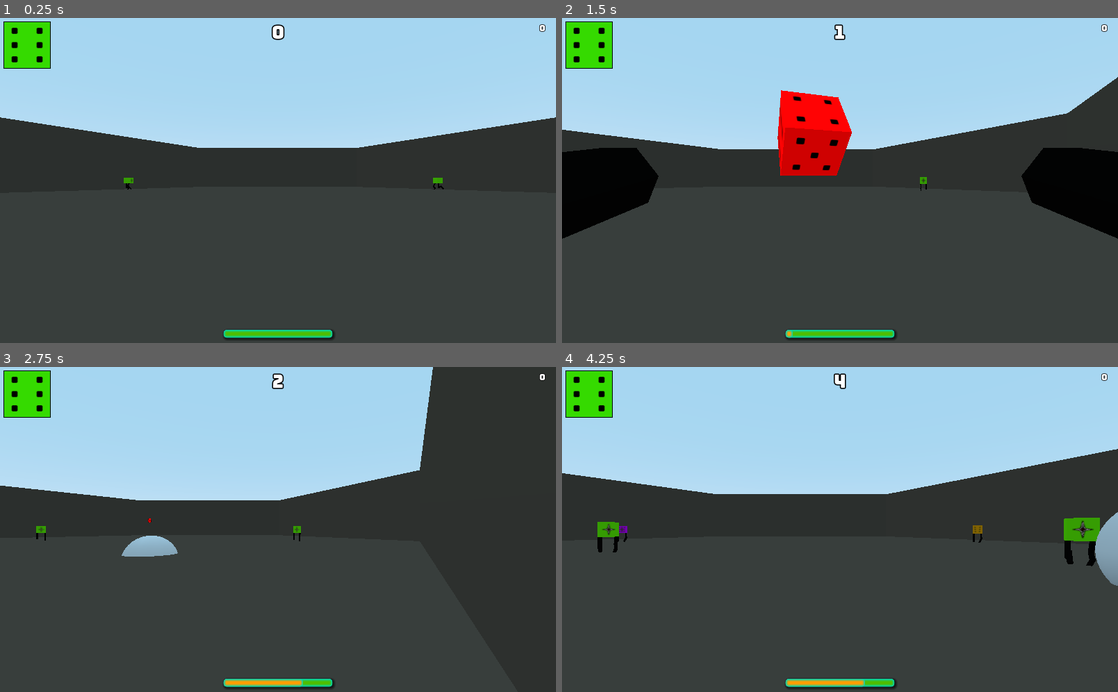
Above: before the commit, frames 1-4 (two rows, left to right).
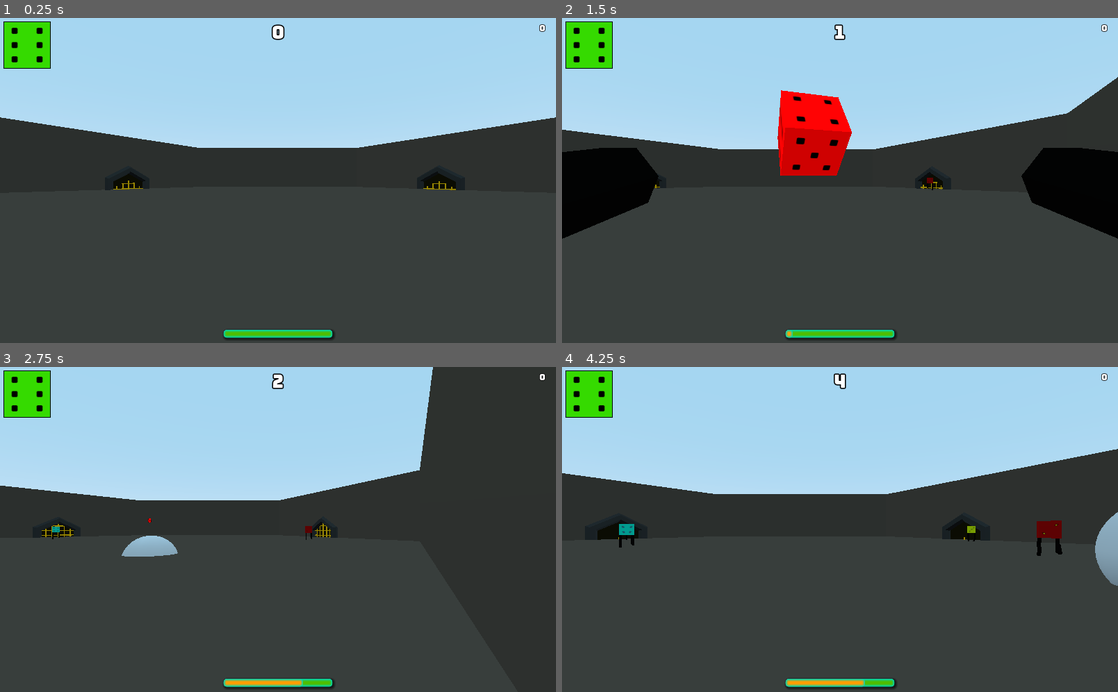
Above: after the commit, the same moments.

Repository: the-alex-g/PolyhedralArena
Game: Godot game, scene res://Main/Main.tscn
The game is run twice, just before and just after one commit, with the same random seed, the same clock (stepped at 60 frames per second) and the same inputs.
Inputs:
- Up to frame 1 (0.25 s): no input
- Up to frame 2 (1.5 s): tap Enter at 0.5 s; hold D (right) 0.53-1.28 s; hold Space (throw) 0.53-1.28 s; hold S (backward) from 1.28 s (still down); tap Space (throw) at 1.35 s
- Up to frame 3 (2.75 s): release S (backward) at 2.03 s; hold D (right) from 2.03 s (still down); hold Space (throw) from 2.03 s (still down)
- Up to frame 4 (4.25 s): release D (right) at 2.78 s; release Space (throw) at 2.78 s; hold W (forward) 2.78-3.53 s; tap Space (throw) at 2.85 s; hold A (left) from 3.53 s (still down); hold Space (throw) from 3.53 s (still down)

The runs differ from the first frame. In frame 1, 0.4% of the frame differs, in the area x 18-82%, y 47-53%; in frame 2, 0.2%; in frame 3, 0.4%; in frame 4, 1.7%, in the area x 6-97%, y 46-62%.

Commit message:
Add cool gates for spawning

Diff:
--- a/project/Main/Main.tscn
+++ b/project/Main/Main.tscn
@@ -53,13 +53,13 @@
 [node name="Spawns" type="Spatial" parent="."]
 
 [node name="Spawnpoint" parent="Spawns" instance=ExtResource( 5 )]
-transform = Transform( 1, 0, 0, 0, 1, 0, 0, 0, 1, 30, 0, 0 )
+transform = Transform( 1, 0, 0, 0, 1, 0, 0, 0, 1, 32.7, 0, 0 )
 
 [node name="Spawnpoint5" parent="Spawns" instance=ExtResource( 5 )]
-transform = Transform( 1, 0, 0, 0, 1, 0, 0, 0, 1, -15, 0, 27 )
+transform = Transform( 0.5, 0, 0.866025, 0, 1, 0, -0.866025, 0, 0.5, -17.9827, 0, 28.0241 )
 
 [node name="Spawnpoint6" parent="Spawns" instance=ExtResource( 5 )]
-transform = Transform( 1, 0, 0, 0, 1, 0, 0, 0, 1, -15, 0, -27 )
+transform = Transform( 0.5, 0, -0.866025, 0, 1, 0, 0.866025, 0, 0.5, -16.273, 0, -28.9985 )
 
 [node name="HUD" parent="." instance=ExtResource( 6 )]
 
--- a/project/Main/Spawner.gd
+++ b/project/Main/Spawner.gd
@@ -1,15 +1,21 @@
-extends Position3D
+extends Spatial
 
 var _onscreen := false
+var _player
 
 func spawn(player:Player)->void:
 	if _onscreen:
-		var enemy = load("res://Dice/EnemyDie.tscn").instance() as Enemy
-		enemy.target = player
-		enemy.translation = translation
-		enemy.translation.y += 1.73
-		get_parent().get_parent().add_child(enemy)
-		enemy.set_deferred("level", (randi() % 6) + 1)
+		_player = player
+		$AnimationPlayer.play("Spawn")
+
+
+func _create_enemy()->void:
+	var enemy = load("res://Dice/EnemyDie.tscn").instance() as Enemy
+	enemy.target = _player
+	enemy.translation = translation
+	enemy.translation.y += 1.73
+	get_parent().get_parent().add_child(enemy)
+	enemy.set_deferred("level", (randi() % 6) + 1)
 
 
 func _on_VisibilityNotifier_camera_entered(_camera)->void:
--- a/project/Main/Spawner.tscn
+++ b/project/Main/Spawner.tscn
@@ -1,11 +1,133 @@
-[gd_scene load_steps=2 format=2]
+[gd_scene load_steps=7 format=2]
 
 [ext_resource path="res://Main/Spawner.gd" type="Script" id=1]
+[ext_resource path="res://Materials/Gold.tres" type="Material" id=2]
+[ext_resource path="res://Materials/Steel.tres" type="Material" id=3]
 
-[node name="Spawnpoint" type="Position3D"]
+[sub_resource type="Animation" id=2]
+length = 0.001
+tracks/0/type = "value"
+tracks/0/path = NodePath("Gate:translation")
+tracks/0/interp = 1
+tracks/0/loop_wrap = true
+tracks/0/imported = false
+tracks/0/enabled = true
+tracks/0/keys = {
+"times": PoolRealArray( 0 ),
+"transitions": PoolRealArray( 1 ),
+"update": 0,
+"values": [ Vector3( 0, 0, 0 ) ]
+}
+
+[sub_resource type="Animation" id=1]
+resource_name = "Spawn"
+length = 1.5
+tracks/0/type = "value"
+tracks/0/path = NodePath("Gate:translation")
+tracks/0/interp = 1
+tracks/0/loop_wrap = true
+tracks/0/imported = false
+tracks/0/enabled = true
+tracks/0/keys = {
+"times": PoolRealArray( 0, 0.3, 1.2, 1.5 ),
+"transitions": PoolRealArray( 1, 1, 1, 1 ),
+"update": 0,
+"values": [ Vector3( 0, 0, 0 ), Vector3( 0, -3, 0 ), Vector3( 0, -3, 0 ), Vector3( 0, 0, 0 ) ]
+}
+tracks/1/type = "method"
+tracks/1/path = NodePath(".")
+tracks/1/interp = 1
+tracks/1/loop_wrap = true
+tracks/1/imported = false
+tracks/1/enabled = true
+tracks/1/keys = {
+"times": PoolRealArray( 0.4 ),
+"transitions": PoolRealArray( 1 ),
+"values": [ {
+"args": [  ],
+"method": "_create_enemy"
+} ]
+}
+
+[sub_resource type="SpatialMaterial" id=3]
+albedo_color = Color( 0.0705882, 0.0588235, 0, 1 )
+
+[node name="Spawner" type="Spatial"]
 script = ExtResource( 1 )
 
 [node name="VisibilityNotifier" type="VisibilityNotifier" parent="."]
 
+[node name="CSGTorus" type="CSGTorus" parent="."]
+transform = Transform( -4.37114e-08, -1, 0, 1, -4.37114e-08, 0, 0, 0, 1, 0, 0, 0 )
+material_override = ExtResource( 3 )
+inner_radius = 3.0
+outer_radius = 4.5
+sides = 6
+smooth_faces = false
+
+[node name="Gate" type="Spatial" parent="."]
+
+[node name="CSGCylinder" type="CSGCylinder" parent="Gate"]
+transform = Transform( 1, 0, 0, 0, 1, 0, 0, 0, 1, 0, 1.5, 0 )
+material_override = ExtResource( 2 )
+radius = 0.1
+height = 3.0
+
+[node name="CSGCylinder2" type="CSGCylinder" parent="Gate"]
+transform = Transform( 1, 0, 0, 0, 1, 0, 0, 0, 1, 0, 1, -2 )
+material_override = ExtResource( 2 )
+radius = 0.1
+height = 2.0
+
+[node name="CSGCylinder5" type="CSGCylinder" parent="Gate"]
+transform = Transform( 1, 0, 0, 0, 1, 0, 0, 0, 1, 0, 1.25, -1 )
+material_override = ExtResource( 2 )
+radius = 0.1
+height = 2.5
+
+[node name="CSGCylinder3" type="CSGCylinder" parent="Gate"]
+transform = Transform( 1, 0, 0, 0, 1, 0, 0, 0, 1, 0, 1, 2 )
+material_override = ExtResource( 2 )
+radius = 0.1
+height = 2.0
+
+[node name="CSGCylinder4" type="CSGCylinder" parent="Gate"]
+transform = Transform( 1, 0, 0, 0, 1, 0, 0, 0, 1, 0, 1.25, 1 )
+material_override = ExtResource( 2 )
+radius = 0.1
+height = 2.5
+
+[node name="CSGCylinder6" type="CSGCylinder" parent="Gate"]
+transform = Transform( 1, 0, 0, 0, -4.37114e-08, -1, 0, 1, -4.37114e-08, 0, 1.5, 0 )
+material_override = ExtResource( 2 )
+radius = 0.1
+height = 6.0
+
+[node name="CSGCylinder7" type="CSGCylinder" parent="Gate"]
+transform = Transform( 1, 0, 0, 0, -4.37114e-08, -1, 0, 1, -4.37114e-08, 0, 0.5, 0 )
+material_override = ExtResource( 2 )
+radius = 0.1
+height = 6.0
+
+[node name="CSGCylinder8" type="CSGCylinder" parent="Gate"]
+transform = Transform( 1, 0, 0, 0, -4.37114e-08, -1, 0, 1, -4.37114e-08, 0, 2.5, 0 )
+material_override = ExtResource( 2 )
+radius = 0.1
+height = 2.2
+
+[node name="AnimationPlayer" type="AnimationPlayer" parent="."]
+anims/RESET = SubResource( 2 )
+anims/Spawn = SubResource( 1 )
+
+[node name="Spawnpoint" type="Position3D" parent="."]
+
+[node name="CSGCylinder" type="CSGCylinder" parent="."]
+transform = Transform( -4.37114e-08, -1, 0, 1, -4.37114e-08, 0, 0, 0, 1, -0.7, 0, 0 )
+material_override = SubResource( 3 )
+radius = 3.5
+height = 0.01
+sides = 6
+smooth_faces = false
+
 [connection signal="camera_entered" from="VisibilityNotifier" to="." method="_on_VisibilityNotifier_camera_entered"]
 [connection signal="camera_exited" from="VisibilityNotifier" to="." method="_on_VisibilityNotifier_camera_exited"]
--- /dev/null
+++ b/project/Materials/Gold.tres
@@ -0,0 +1,11 @@
+[gd_resource type="SpatialMaterial" format=2]
+
+[resource]
+albedo_color = Color( 1, 0.788235, 0, 1 )
+metallic = 1.0
+roughness = 0.75
+emission_enabled = true
+emission = Color( 1, 0.788235, 0, 1 )
+emission_energy = 0.3
+emission_operator = 0
+emission_on_uv2 = false
--- /dev/null
+++ b/project/Materials/Steel.tres
@@ -0,0 +1,6 @@
+[gd_resource type="SpatialMaterial" format=2]
+
+[resource]
+albedo_color = Color( 0.301961, 0.321569, 0.321569, 1 )
+metallic = 1.0
+roughness = 0.7
--- a/project/Menu/MainMenu.tscn
+++ b/project/Menu/MainMenu.tscn
@@ -54,15 +54,15 @@
 grow_vertical = 2
 
 [node name="StatButton" type="Button" parent="VBoxContainer"]
-margin_right = 50.0
-margin_bottom = 30.0
+margin_right = 64.0
+margin_bottom = 27.0
 grow_horizontal = 2
 text = "Stats"
 
 [node name="PlayButton" type="Button" parent="VBoxContainer"]
-margin_top = 34.0
-margin_right = 50.0
-margin_bottom = 64.0
+margin_top = 31.0
+margin_right = 64.0
+margin_bottom = 58.0
 text = "Play"
 
 [node name="StatMenu" type="Panel" parent="."]
@@ -81,13 +81,13 @@
 
 [node name="Mastermind" type="Label" parent="StatMenu/VBoxContainer"]
 margin_right = 96.0
-margin_bottom = 20.0
+margin_bottom = 17.0
 grow_horizontal = 2
 
 [node name="TextureRect" type="TextureRect" parent="StatMenu/VBoxContainer"]
-margin_top = 24.0
-margin_right = 96.0
-margin_bottom = 120.0
+margin_top = 21.0
+margin_right = 96.0
+margin_bottom = 117.0
 texture = SubResource( 1 )
 
 [node name="VBoxContainer2" type="VBoxContainer" parent="StatMenu"]
@@ -100,13 +100,13 @@
 
 [node name="Muncher" type="Label" parent="StatMenu/VBoxContainer2"]
 margin_right = 96.0
-margin_bottom = 20.0
+margin_bottom = 17.0
 grow_horizontal = 2
 
 [node name="TextureRect2" type="TextureRect" parent="StatMenu/VBoxContainer2"]
-margin_top = 24.0
-margin_right = 96.0
-margin_bottom = 120.0
+margin_top = 21.0
+margin_right = 96.0
+margin_bottom = 117.0
 texture = SubResource( 2 )
 
 [node name="VBoxContainer3" type="VBoxContainer" parent="StatMenu"]
@@ -119,13 +119,13 @@
 
 [node name="Devioid" type="Label" parent="StatMenu/VBoxContainer3"]
 margin_right = 96.0
-margin_bottom = 20.0
+margin_bottom = 17.0
 grow_horizontal = 2
 
 [node name="TextureRect3" type="TextureRect" parent="StatMenu/VBoxContainer3"]
-margin_top = 24.0
-margin_right = 96.0
-margin_bottom = 120.0
+margin_top = 21.0
+margin_right = 96.0
+margin_bottom = 117.0
 texture = SubResource( 3 )
 
 [node name="VBoxContainer4" type="VBoxContainer" parent="StatMenu"]
@@ -140,13 +140,13 @@
 
 [node name="Hopper" type="Label" parent="StatMenu/VBoxContainer4"]
 margin_right = 96.0
-margin_bottom = 20.0
+margin_bottom = 17.0
 grow_horizontal = 2
 
 [node name="TextureRect4" type="TextureRect" parent="StatMenu/VBoxContainer4"]
-margin_top = 24.0
-margin_right = 96.0
-margin_bottom = 120.0
+margin_top = 21.0
+margin_right = 96.0
+margin_bottom = 117.0
 texture = SubResource( 4 )
 
 [node name="VBoxContainer5" type="VBoxContainer" parent="StatMenu"]
@@ -159,14 +159,14 @@
 
 [node name="Observer" type="Label" parent="StatMenu/VBoxContainer5"]
 margin_right = 96.0
-margin_bottom = 20.0
+margin_bottom = 17.0
 grow_horizontal = 2
 grow_vertical = 0
 
 [node name="TextureRect5" type="TextureRect" parent="StatMenu/VBoxContainer5"]
-margin_top = 24.0
-margin_right = 96.0
-margin_bottom = 120.0
+margin_top = 21.0
+margin_right = 96.0
+margin_bottom = 117.0
 texture = SubResource( 5 )
 
 [node name="VBoxContainer6" type="VBoxContainer" parent="StatMenu"]
@@ -181,14 +181,14 @@
 
 [node name="Greeblin" type="Label" parent="StatMenu/VBoxContainer6"]
 margin_right = 96.0
-margin_bottom = 20.0
+margin_bottom = 17.0
 grow_horizontal = 2
 grow_vertical = 0
 
 [node name="TextureRect6" type="TextureRect" parent="StatMenu/VBoxContainer6"]
-margin_top = 24.0
-margin_right = 96.0
-margin_bottom = 120.0
+margin_top = 21.0
+margin_right = 96.0
+margin_bottom = 117.0
 texture = SubResource( 6 )
 
 [node name="VBoxContainer8" type="VBoxContainer" parent="StatMenu"]
@@ -201,14 +201,14 @@
 grow_horizontal = 0
 
 [node name="BestTime" type="Label" parent="StatMenu/VBoxContainer8"]
-margin_right = 96.0
-margin_bottom = 20.0
+margin_right = 115.0
+margin_bottom = 17.0
 text = "Best Time: "
 
 [node name="MostKills" type="Label" parent="StatMenu/VBoxContainer8"]
-margin_top = 24.0
-margin_right = 96.0
-margin_bottom = 44.0
+margin_top = 21.0
+margin_right = 115.0
+margin_bottom = 38.0
 text = "Most Kills: "
 
 [node name="VBoxContainer7" type="VBoxContainer" parent="StatMenu"]
@@ -223,13 +223,13 @@
 
 [node name="BackButton" type="Button" parent="StatMenu/VBoxContainer7"]
 margin_right = 92.0
-margin_bottom = 30.0
+margin_bottom = 27.0
 text = "Back"
 
 [node name="ClearButton" type="Button" parent="StatMenu/VBoxContainer7"]
-margin_top = 34.0
+margin_top = 31.0
 margin_right = 92.0
-margin_bottom = 64.0
+margin_bottom = 58.0
 text = "Clear"
 
 [connection signal="pressed" from="VBoxContainer/StatButton" to="." method="_on_StatButton_pressed"]
--- a/project/project.godot
+++ b/project/project.godot
@@ -26,7 +26,7 @@
 
 [application]
 
-config/name="NewProject"
+config/name="Polyhedron Arena"
 run/main_scene="res://Main/Main.tscn"
 config/icon="res://icon.png"
 
